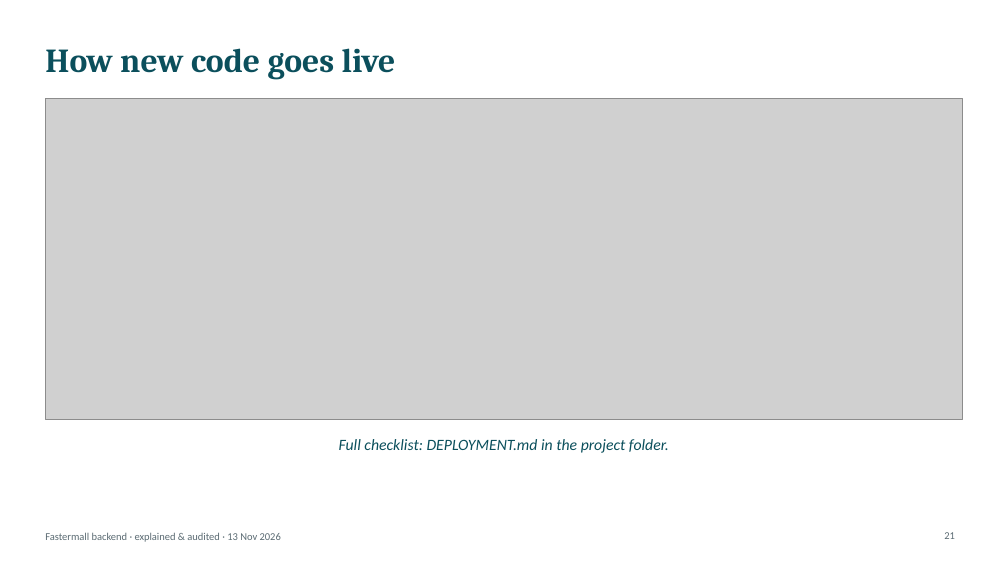
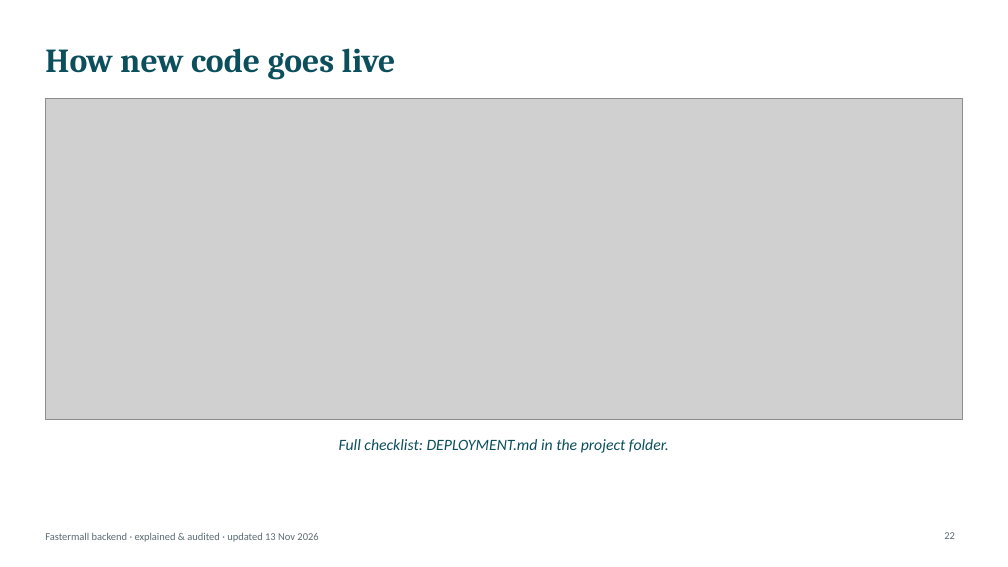
Before and after one commit to chris008123/Fastermall-Backend-, a slide deck: slide 22 of presentation/Fastermall_Backend_Explained.pptx (slide 21 before the commit). Drawn at 1008x567 pixels with LibreOffice and Linux fonts; fonts in the diff are those of the drawing; grey boxes stand for pictures. Boxes give left, top, right and bottom in pixels: in the first picture for what was removed or moved away, otherwise in the second. Text is boxed around its words. In the diff, an @@ line names an element or a change of style, - is before the commit and + after.

```diff
--- a/presentation/Fastermall_Backend_Explained.pptx
+++ b/presentation/Fastermall_Backend_Explained.pptx
@@ text at (x1=45, y1=532, x2=318, y2=542): text changed @@
-Fastermall backend · explained & audited · 13 Nov 2026
+Fastermall backend · explained & audited · updated 13 Nov 2026
```
Also in this commit, not shown: 24 other slides changed, 3 slides added, 2 slides removed, 18 other files.
